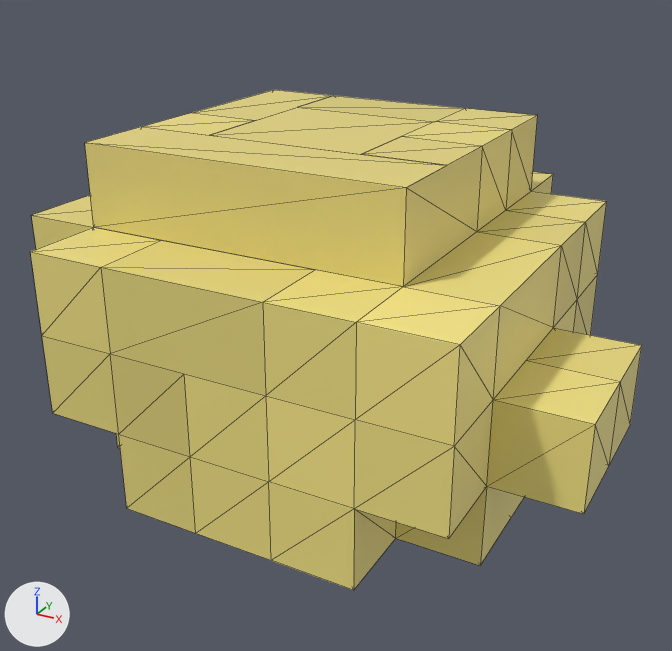
Renders of the glTF model modeles/voxel/buisson_2.glb from each side of a commit.
Rendered twice from a 50 mm lens placed at (1.26, -2.46, 1.58), pointed at (-0.05, -0.08, 0.4). Arrows for +X, +Y and +Z are at lower left; the lights stay in place. The older version comes first. Mesh edges are drawn as thin lines. Vertices at exactly the same position are counted once.

In view in the first picture: 'geometry_0'.
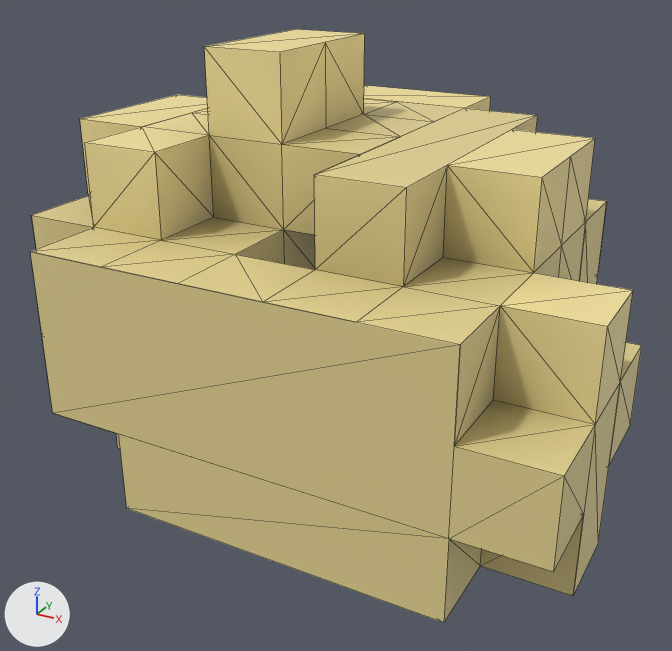
Location of each change, (x1, y1, x2, y2) in pixels of the pictures (672 x 651 px):
'geometry_0', reshaped (19% taller)
    before: (30, 90, 642, 590)
    after: (30, 29, 642, 623)
part 1 of me_geometry_0, built on
    before: (30, 90, 642, 590)
    after: (30, 29, 642, 623)
part 2 of me_geometry_0, recoloured
    both: (31, 116, 642, 391)

The change, as a diff of the scene's bpy script:
```diff
--- a/modeles/voxel/buisson_2.glb.py
+++ b/modeles/voxel/buisson_2.glb.py
@@ me_geometry_0 @@
 # used by ob_geometry_0; location = (0.0, 0.0, 0.0)
-me_geometry_0.from_pydata(...)  # 130 vertices, 224 faces; spans x -0.88..0.88, y -0.75..0.75, z 0.0..1.0
+me_geometry_0.from_pydata(...)  # 177 vertices, 312 faces; spans x -0.88..0.88, y -0.75..0.75, z -0.25..1.25
+# me_geometry_0 part 1
+# 19 vertices are removed from x -0.88..0.38, y -0.75..0.25, z 0.0..1.0
+# 170 faces are deleted
+# 6 vertices are added at (0.62, -0.25, 1.0), (-0.38, 0.25, 0.0), (-0.38, 0.0, 0.0), (-0.12, 0.0, 0.25), (-0.38, 0.25, -0.25), (-0.12, 0.25, 0.0)
+# 18 new vertices lie (0.0, 0.0, 0.25) away from vertices in x -0.88..0.88, y -0.5..0.75, z 0.0..1.0
+# 14 new vertices lie (0.26, 0.0, 0.0) away from vertices in x -0.38..0.62, y -0.75..0.5, z 0.0..1.25
+# 12 new vertices lie (0.0, 0.0, -0.25) away from vertices in x -0.88..0.62, y -0.75..0.5, z 0.0..1.0
+# 11 new vertices lie (0.0, 0.25, 0.0) away from vertices in x -0.38..0.12, y -0.5..0.5, z 0.0..1.25
+# 5 new vertices lie (0.0, 0.0, -0.25) away from vertices in x -0.38..0.12, y -0.25..0.75, z 0.0..0.75
+# 258 new faces join them
+# me_geometry_0 part 2: 54 kept faces spanning x -0.88..0.88, y -0.75..0.75, z 0.0..1.0 get new vertex colours; the middle colour goes from yellow #e8d87f to beige #e2d191
 me_geometry_0.materials.append(mat_defaultmaterial)
```
